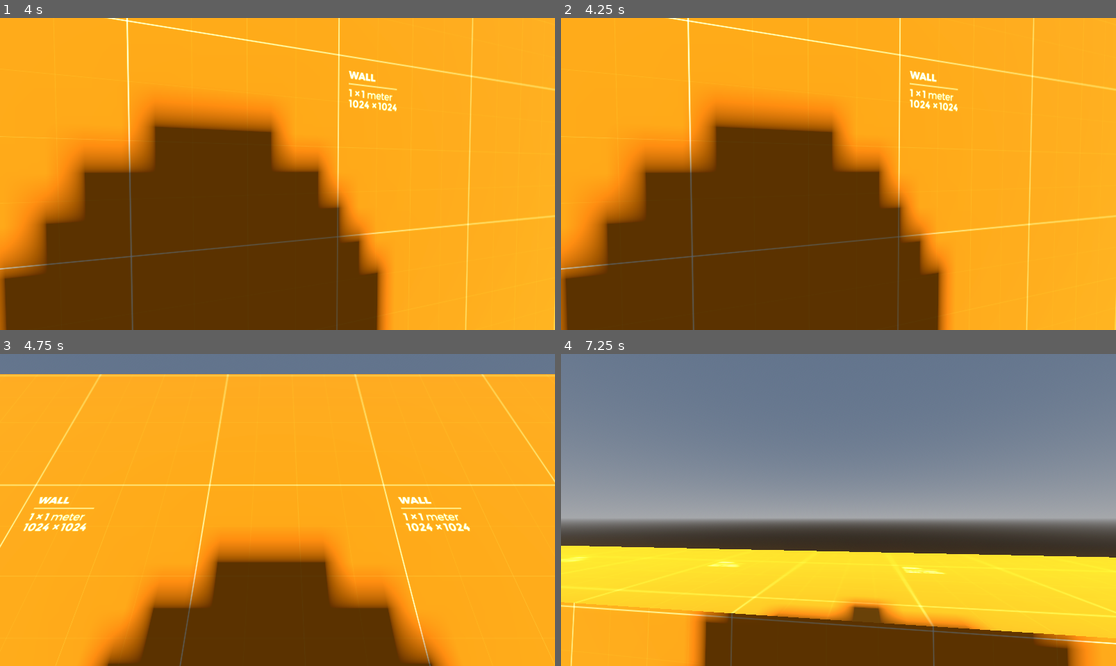
Above: before the commit, frames 1-4 (two rows, left to right).
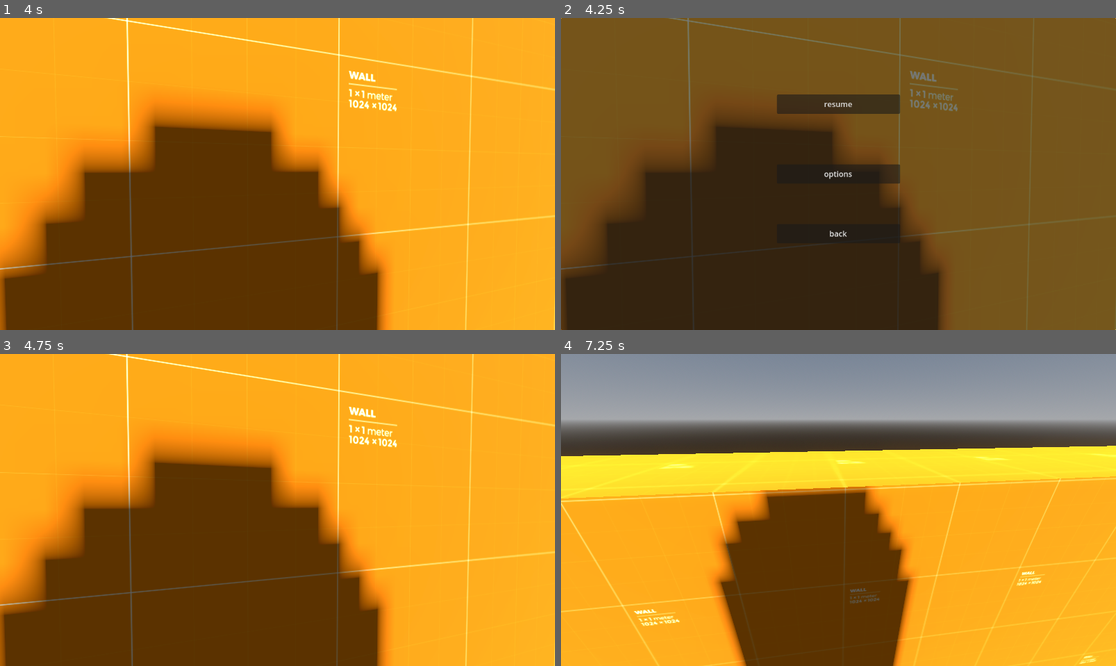
Above: after the commit, the same moments.

Repository: Shotnik420/FlankiTheGame
Game: Godot game, scene res://sceny/world.tscn
Two runs of this game, one before a commit and one after it. Both use one fixed random seed, a clock stepped at 60 frames per second and the inputs below.
Inputs (mouse positions are in pixels of both pictures, inside the frame that each line leads up to):
- Up to frame 1 (4 s): tap Enter (ui_accept) at 0.5, 0.77, 1.52, 3.02, 3.77 s; move the mouse to (305, 174) at 0.52 s; hold W (forward) from 0.53 s (still down); move the mouse to (249, 174) at 1.27 s; move the mouse to (288, 167) at 2.02 s; move the mouse to (271, 180) at 2.77 s; move the mouse to (316, 177) at 3.52 s
- Up to frame 2 (4.25 s): keep holding W (forward); tap Escape (esc, bound only after the commit) at 4.15 s
- Up to frame 3 (4.75 s): release W (forward) at 4.25 s; click (277, 441) at 4.25 s, where only the run after the commit has a clickable "resume"
- Up to frame 4 (7.25 s): tap Enter (ui_accept) at 5, 5.27, 6.77 s; move the mouse to (794, 506) at 5.02 s; hold W (forward) 5.03-6.53 s; move the mouse to (844, 510) at 5.77 s; move the mouse to (816, 503) at 6.52 s; hold D (right) from 6.53 s (still down)

Frame 1 is identical in both runs. In frame 2, 100% of the frame differs, in the area x 0-100%, y 0-100%; in frame 3, 41%; in frame 4, 89%.

Commit message:
gołe_opcje

Diff:
--- a/project.godot
+++ b/project.godot
@@ -37,3 +37,8 @@
 "events": [Object(InputEventKey,"resource_local_to_scene":false,"resource_name":"","device":-1,"window_id":0,"alt_press …(192 unchanged characters)…
 ]
 }
+esc={
+"deadzone": 0.2,
+"events": [Object(InputEventKey,"resource_local_to_scene":false,"resource_name":"","device":-1,"window_id":0,"alt_pressed":false,"shift_pressed":false,"ctrl_pressed":false,"meta_pressed":false,"pressed":false,"keycode":0,"physical_keycode":4194305,"key_label":0,"unicode":0,"location":0,"echo":false,"script":null)
+]
+}
--- /dev/null
+++ b/sceny/pause_menu.gd
@@ -0,0 +1,68 @@
+extends Control
+@onready var pause_menu: Control = $"."
+#panele
+@onready var options: Panel = $options
+@onready var buttons: Panel = $buttons
+#slidebary(opcje)
+@onready var fov: HSlider = $options/FOV/FOV
+@onready var sensitivity: HSlider = $options/SENSITIVITY/SENSITIVITY
+var sensitivity_value=0.003
+signal VELO
+var player_cam
+var player
+#@onready var fov_2: Label = $options/FOV/FOV2
+
+
+func _ready() -> void:
+	pause_menu.visible= false
+	sensitivity.value=sensitivity_value
+
+func resume():
+	get_tree().paused = false
+	pause_menu.visible = false
+	Input.set_mouse_mode(Input.MOUSE_MODE_CAPTURED)
+
+func pause():
+	get_tree().paused = true
+	pause_menu.visible = true
+	buttons.visible = true
+	options.visible = false
+	Input.set_mouse_mode(Input.MOUSE_MODE_CONFINED)
+func esc():
+	if Input.is_action_just_pressed("esc") and get_tree().paused == false:
+
+		pause()
+	elif Input.is_action_just_pressed("esc") and get_tree().paused == true:
+		resume()
+
+func _process(delta):
+	esc()
+
+
+func _on_options_pressed() -> void:
+	options.visible = true
+	buttons.visible = false
+
+
+func _on_resume_pressed() -> void:
+	resume()
+
+
+func _on_back_pressed() -> void:
+	resume()
+
+
+
+func _on_fov_value_changed(value: float) -> void:
+	if player_cam !=null:
+		player_cam.fov=value
+
+
+func _on_player_cam_ready(prop) -> void:
+	player =prop
+	player_cam = player.camera
+	sensitivity_value=player.SENSITIVITY*1000
+
+
+func _on_sensitivity_value_changed(value: float) -> void:
+	VELO.emit(value/1000)
--- /dev/null
+++ b/sceny/pause_menu.tscn
@@ -0,0 +1,181 @@
+[gd_scene load_steps=2 format=3 uid="uid://c8jppjhd4k7b6"]
+
+[ext_resource type="Script" uid="uid://crn8nvdes10gl" path="res://sceny/pause_menu.gd" id="1_lonqj"]
+
+[node name="Pause_menu" type="Control"]
+process_mode = 3
+layout_mode = 3
+anchors_preset = 15
+anchor_right = 1.0
+anchor_bottom = 1.0
+grow_horizontal = 2
+grow_vertical = 2
+size_flags_horizontal = 6
+size_flags_vertical = 3
+script = ExtResource("1_lonqj")
+
+[node name="buttons" type="Panel" parent="."]
+layout_mode = 1
+anchors_preset = 15
+anchor_right = 1.0
+anchor_bottom = 1.0
+grow_horizontal = 2
+grow_vertical = 2
+
+[node name="resume" type="Button" parent="buttons"]
+layout_mode = 1
+anchors_preset = 8
+anchor_left = 0.5
+anchor_top = 0.5
+anchor_right = 0.5
+anchor_bottom = 0.5
+offset_left = -128.0
+offset_top = -165.0
+offset_right = 128.0
+offset_bottom = -125.0
+grow_horizontal = 2
+grow_vertical = 2
+text = "resume"
+
+[node name="options" type="Button" parent="buttons"]
+layout_mode = 1
+anchors_preset = 8
+anchor_left = 0.5
+anchor_top = 0.5
+anchor_right = 0.5
+anchor_bottom = 0.5
+offset_left = -128.0
+offset_top = -20.0
+offset_right = 128.0
+offset_bottom = 20.0
+grow_horizontal = 2
+grow_vertical = 2
+text = "options"
+
+[node name="back" type="Button" parent="buttons"]
+layout_mode = 1
+anchors_preset = 8
+anchor_left = 0.5
+anchor_top = 0.5
+anchor_right = 0.5
+anchor_bottom = 0.5
+offset_left = -128.0
+offset_top = 104.0
+offset_right = 128.0
+offset_bottom = 144.0
+grow_horizontal = 2
+grow_vertical = 2
+text = "back"
+
+[node name="options" type="Panel" parent="."]
+layout_mode = 1
+anchors_preset = 8
+anchor_left = 0.5
+anchor_top = 0.5
+anchor_right = 0.5
+anchor_bottom = 0.5
+grow_horizontal = 2
+grow_vertical = 2
+metadata/_edit_use_anchors_ = true
+
+[node name="FOV" type="Control" parent="options"]
+layout_mode = 1
+anchors_preset = 8
+anchor_left = 0.5
+anchor_top = 0.5
+anchor_right = 0.5
+anchor_bottom = 0.5
+offset_left = -150.0
+offset_top = -100.0
+offset_right = 150.0
+offset_bottom = 100.0
+grow_horizontal = 2
+grow_vertical = 2
+
+[node name="FOV" type="HSlider" parent="options/FOV"]
+layout_mode = 1
+anchors_preset = 8
+anchor_left = 0.5
+anchor_top = 0.5
+anchor_right = 0.5
+anchor_bottom = 0.5
+offset_left = -101.5
+offset_top = -8.0
+offset_right = 101.5
+offset_bottom = 8.0
+grow_horizontal = 2
+grow_vertical = 2
+min_value = 30.0
+max_value = 120.0
+value = 75.0
+
+[node name="FOV2" type="Label" parent="options/FOV"]
+layout_mode = 1
+anchors_preset = 8
+anchor_left = 0.5
+anchor_top = 0.5
+anchor_right = 0.5
+anchor_bottom = 0.5
+offset_left = -182.0
+offset_top = -21.5
+offset_right = -107.21741
+offset_bottom = 21.5
+grow_horizontal = 2
+grow_vertical = 2
+text = "FOV"
+horizontal_alignment = 1
+vertical_alignment = 1
+
+[node name="SENSITIVITY" type="Control" parent="options"]
+layout_mode = 1
+anchors_preset = 8
+anchor_left = 0.5
+anchor_top = 0.5
+anchor_right = 0.5
+anchor_bottom = 0.5
+offset_left = -150.0
+offset_top = 22.0
+offset_right = 150.0
+offset_bottom = 222.0
+grow_horizontal = 2
+grow_vertical = 2
+
+[node name="SENSITIVITY" type="HSlider" parent="options/SENSITIVITY"]
+layout_mode = 1
+anchors_preset = 8
+anchor_left = 0.5
+anchor_top = 0.5
+anchor_right = 0.5
+anchor_bottom = 0.5
+offset_left = -101.5
+offset_top = -8.0
+offset_right = 101.5
+offset_bottom = 8.0
+grow_horizontal = 2
+grow_vertical = 2
+min_value = 1.0
+max_value = 30.0
+value = 1.0
+
+[node name="SENSITIVITY2" type="Label" parent="options/SENSITIVITY"]
+layout_mode = 1
+anchors_preset = 8
+anchor_left = 0.5
+anchor_top = 0.5
+anchor_right = 0.5
+anchor_bottom = 0.5
+offset_left = -221.0
+offset_top = -21.5
+offset_right = -129.0
+offset_bottom = 21.5
+grow_horizontal = 2
+grow_vertical = 2
+text = "SENSITIVITY"
+horizontal_alignment = 1
+vertical_alignment = 1
+
+[connection signal="pressed" from="buttons/resume" to="." method="_on_resume_pressed"]
+[connection signal="pressed" from="buttons/options" to="." method="_on_options_pressed"]
+[connection signal="pressed" from="buttons/back" to="." method="_on_back_pressed"]
+[connection signal="value_changed" from="options/FOV/FOV" to="." method="_on_fov_value_changed"]
+[connection signal="value_changed" from="options/SENSITIVITY/SENSITIVITY" to="." method="_on_sensitivity_value_changed"]
--- a/sceny/player.gd
+++ b/sceny/player.gd
@@ -14,11 +14,12 @@
 @onready var head = $Head
 @onready var camera = $Head/Camera3D
 
-
+signal cam_ready
 #Nowy komentarz
 #Uruchamia się raz gdy wszystkie zmienne się załadują
 func _ready() -> void:
 	Input.set_mouse_mode(Input.MOUSE_MODE_CAPTURED)
+	cam_ready.emit(self)
 
 #Uruchamia się 60 razy na sekundę
 func _physics_process(delta: float) -> void:
@@ -56,3 +57,7 @@
 		camera.rotate_x(-event.relative.y * SENSITIVITY)
 		#ograniczenie by nie można było patrzeć za plecy.
 		camera.rotation.x = clamp(camera.rotation.x, deg_to_rad(-80), deg_to_rad(80))
+
+
+func sensitivity_change(value) -> void:
+	SENSITIVITY=value
--- /dev/null
+++ b/sceny/world.gd
@@ -0,0 +1,2 @@
+extends Node3D
+@onready var player: CharacterBody3D = $Player
--- a/sceny/world.tscn
+++ b/sceny/world.tscn
@@ -1,9 +1,11 @@
-[gd_scene load_steps=10 format=3 uid="uid://1u7mltbrwr1v"]
+[gd_scene load_steps=12 format=3 uid="uid://1u7mltbrwr1v"]
 
 [ext_resource type="Texture2D" uid="uid://bw571yhq0sbp" path="res://assety/tekstury/dev/Orange/texture_01.png" id="1_grak2"]
+[ext_resource type="Script" uid="uid://bcdgnphgkgjsd" path="res://sceny/world.gd" id="1_knfkt"]
 [ext_resource type="PackedScene" uid="uid://bx7re81noljwh" path="res://sceny/player.tscn" id="2_u8c6x"]
 [ext_resource type="Texture2D" uid="uid://bibbo12ju6ixg" path="res://assety/tekstury/dev/Dark/texture_02.png" id="3_io22o"]
 [ext_resource type="PackedScene" uid="uid://8sqqv55pbmds" path="res://sceny/puszka.tscn" id="4_w8lm7"]
+[ext_resource type="PackedScene" uid="uid://c8jppjhd4k7b6" path="res://sceny/pause_menu.tscn" id="6_knfkt"]
 
 [sub_resource type="StandardMaterial3D" id="StandardMaterial3D_u8c6x"]
 albedo_texture = ExtResource("1_grak2")
@@ -28,6 +30,7 @@
 uv1_triplanar = true
 
 [node name="World" type="Node3D"]
+script = ExtResource("1_knfkt")
 
 [node name="CSGBox3D" type="CSGBox3D" parent="."]
 transform = Transform3D(1, 0, 0, 0, 1, 0, 0, 0, 1, 0, 0.990651, 0)
@@ -58,3 +61,10 @@
 
 [node name="Puszka" parent="." instance=ExtResource("4_w8lm7")]
 transform = Transform3D(-0.25881913, 0, 0.9659257, 0, 1, 0, -0.96592593, 0, -0.25881907, -0.17263162, 0.41309512, -2.0222461)
+
+[node name="Pause_menu" parent="." instance=ExtResource("6_knfkt")]
+
+[connection signal="cam_ready" from="Player" to="Pause_menu" method="_on_player_cam_ready"]
+[connection signal="VELO" from="Pause_menu" to="Player" method="sensitivity_change"]
+
+[editable path="Player"]
Not shown, added: sceny/pause_menu.gd.uid
Not shown, added: sceny/world.gd.uid
